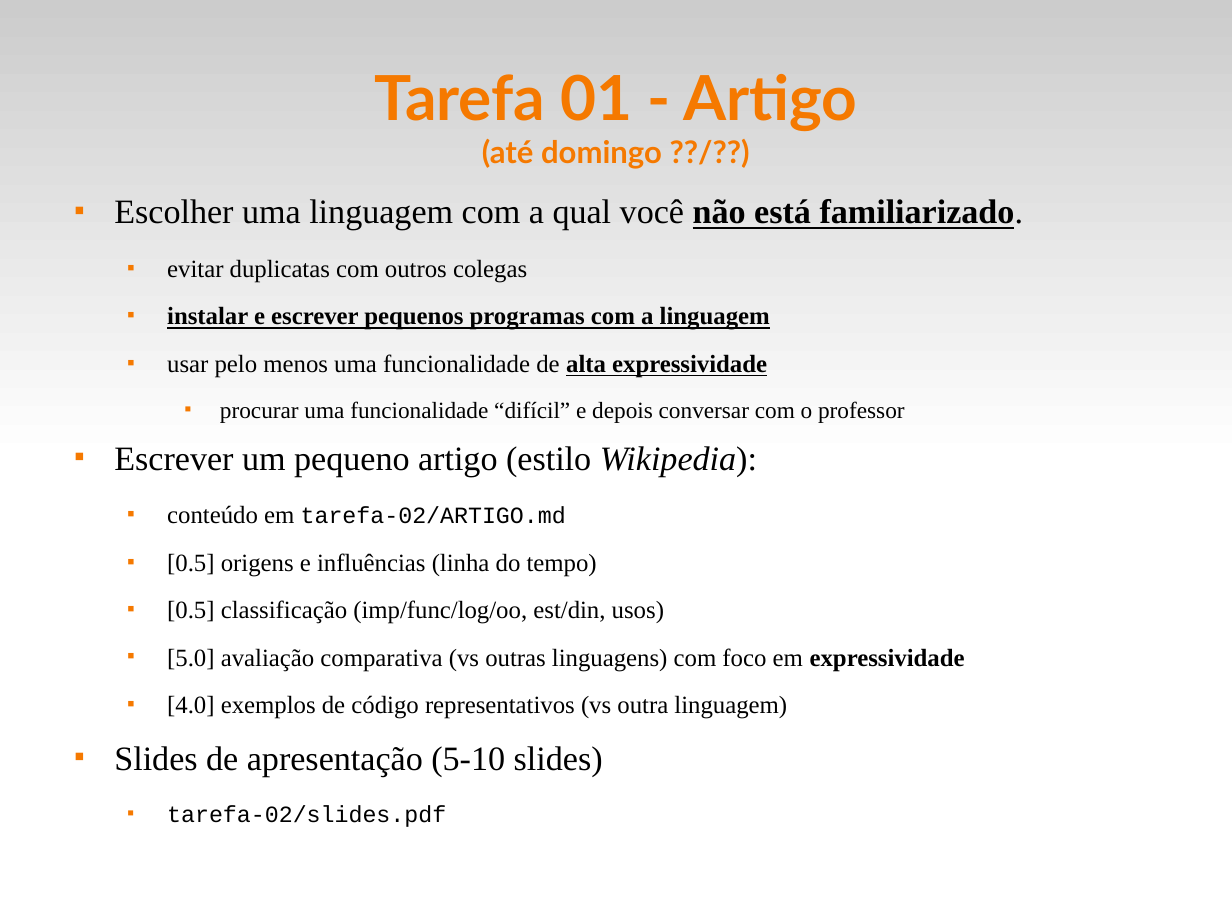
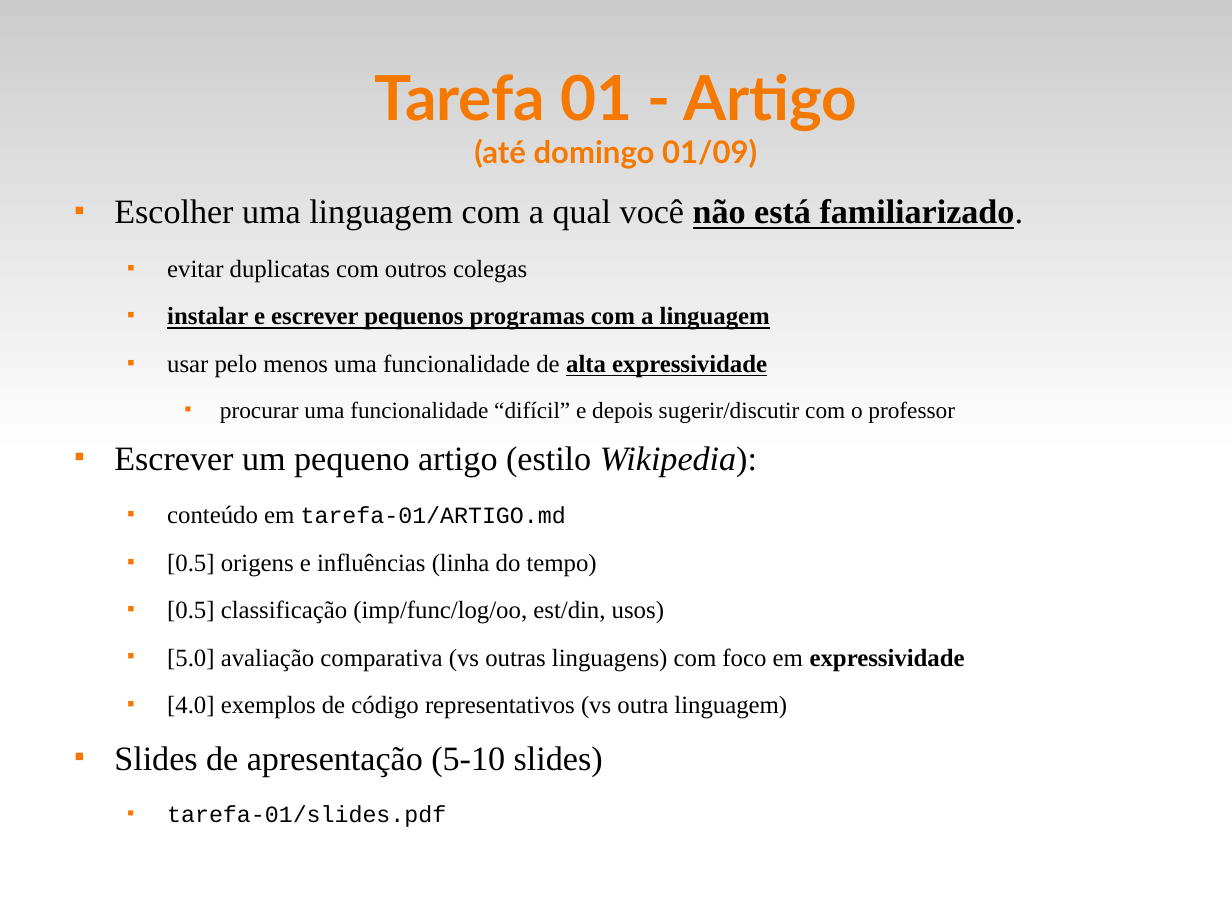
Before and after one commit to fsantanna-uerj/EDL, a slide deck: slide 11 of slides/edl-00.odp (slide 10 before the commit). Drawn at 1232x924 pixels with LibreOffice and Linux fonts; fonts in the diff are those of the drawing. Boxes give left, top, right and bottom in pixels: in the first picture for what was removed or moved away, otherwise in the second. Text is boxed around its words. In the diff, an @@ line names an element or a change of style, - is before the commit and + after.

```diff
--- a/slides/edl-00.odp
+++ b/slides/edl-00.odp
@@ title at (375,74,857,169): text changed @@
-Tarefa 01 - Artigo
-(até domingo ??/??)
+Tarefa 01 - Artigo
+(até domingo 01/09)
@@ text at (220,401,955,423): text changed @@
-    ■ procurar uma funcionalidade “difícil” e depois conversar com o professor
+    ■ procurar uma funcionalidade “difícil” e depois sugerir/discutir com o professor
@@ text at (167,505,566,524): text changed @@
-  ■ conteúdo em tarefa-02/ARTIGO.md
+  ■ conteúdo em tarefa-01/ARTIGO.md
@@ text at (167,805,446,827): text changed @@
-  ■ tarefa-02/slides.pdf
+  ■ tarefa-01/slides.pdf
```
Also in this commit, not shown: 1 other slide changed, 1 slide added, 4 other files.
